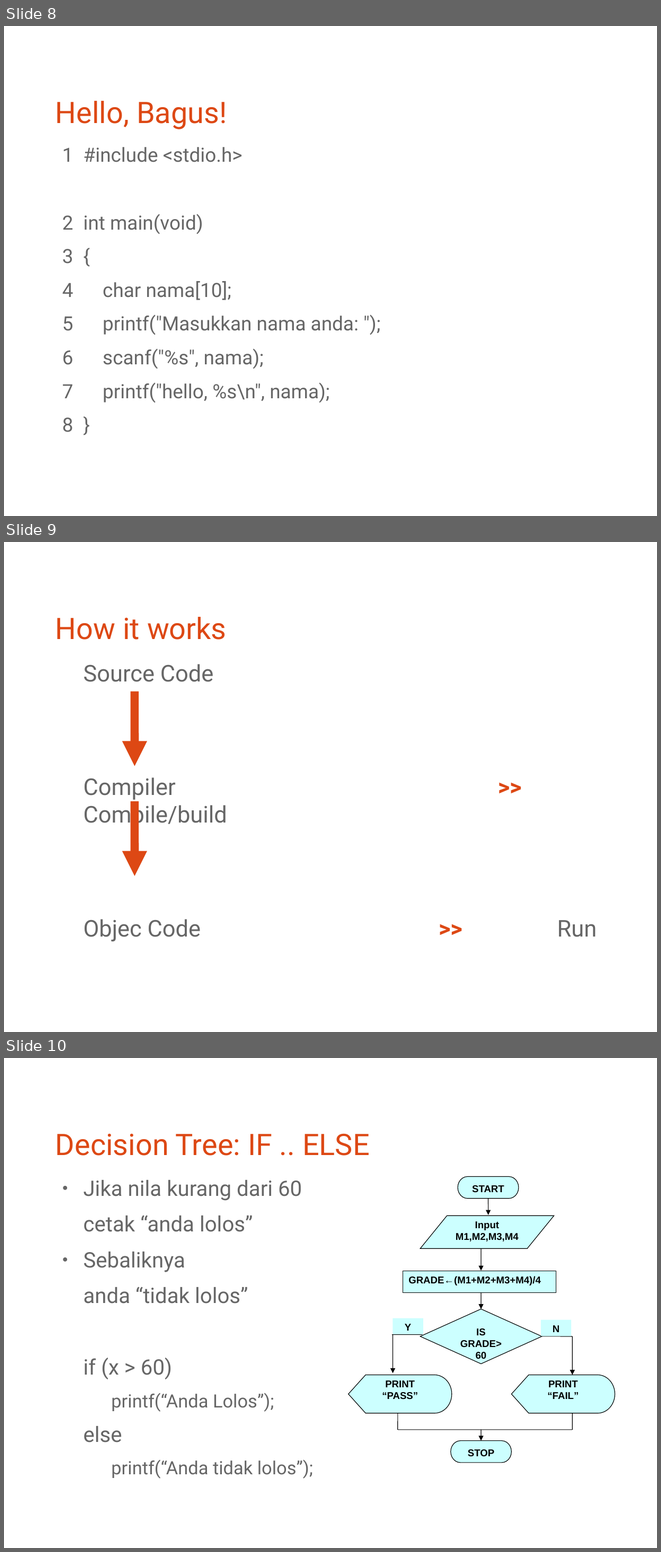
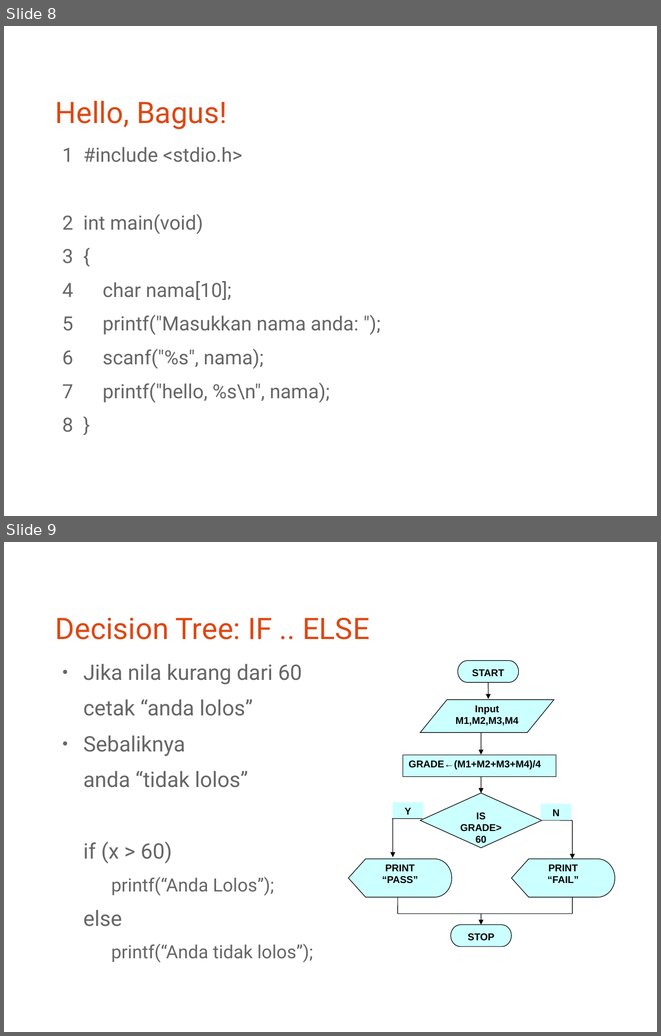
Before and after one commit to bagustris/prokom-tf, a slide deck: prokom1.odp. Shown one above the other, each under a label of ours: slides 8, 9 and 10 before the commit, slides 8 and 9 after it. The pictures are 661x1552 and 661x1036 pixels, drawn with LibreOffice and Linux fonts; fonts in the diff are those of the drawing. Boxes give left, top, right and bottom in pixels: in the first picture for what was removed or moved away, otherwise in the second. Text is boxed around its words. In the diff, an @@ line names an element or a change of style, - is before the commit and + after.

```diff
--- a/prokom1.odp
+++ b/prokom1.odp
@@ slide 9 removed at (4, 542, 657, 1032), background #FFFFFF @@
@@ title removed at (55, 617, 227, 640) @@
-How it works
@@ text removed at (84, 664, 597, 941) @@
-Source Code
-Compiler >> Compile/build
-Objec Code >> Run
@@ arrow removed from (134, 691) to (134, 766) @@
@@ arrow removed from (134, 801) to (134, 875) @@
@@ what was slide 10 is now slide 9 @@
```
Also in this commit, not shown: 2 slides changed, 3 slides added, 41 other files.
